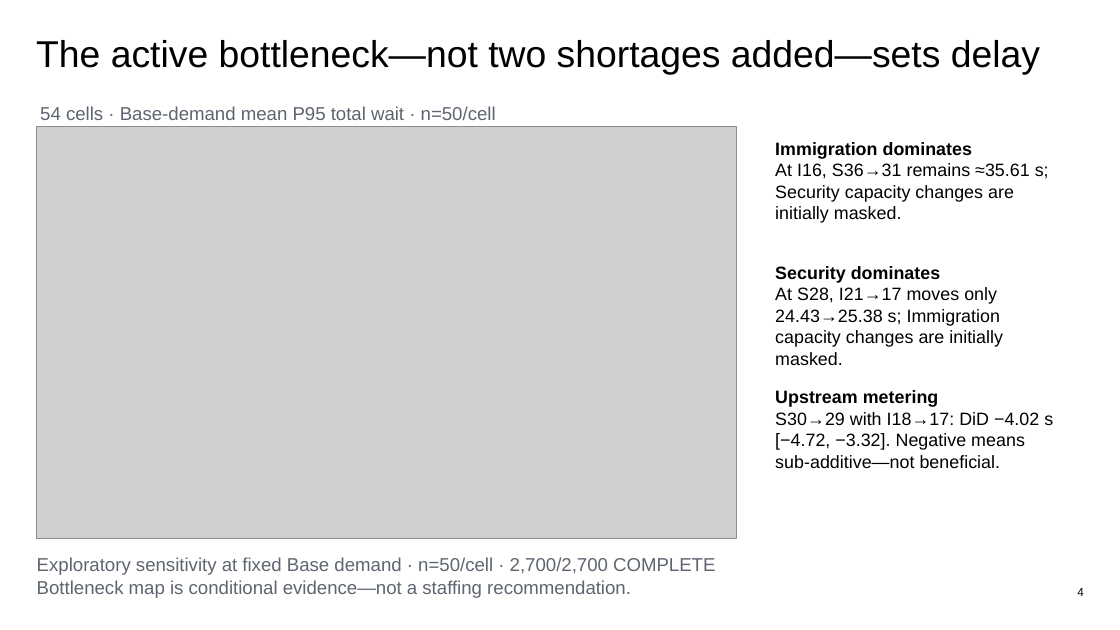
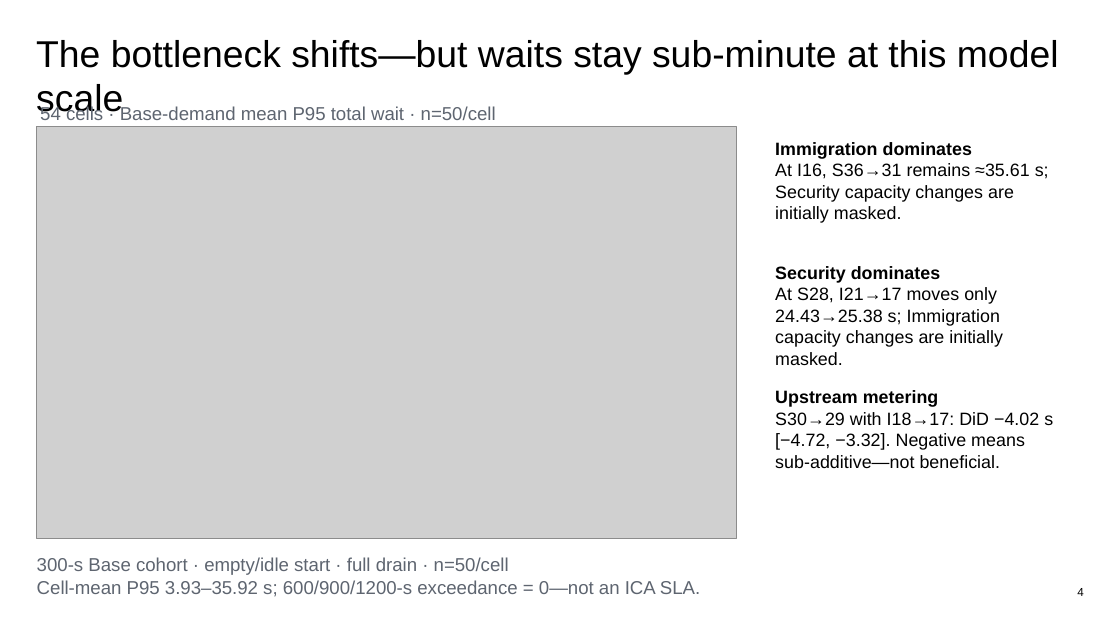
Before and after one commit to wangyu211/htx-checkpoint-simulation, a slide deck: slide 4 of slides/HTX_Task4_Operational_Insights.pptx. Drawn at 1120x630 pixels with LibreOffice and Linux fonts; fonts in the diff are those of the drawing; grey boxes stand for pictures. Boxes give left, top, right and bottom in pixels: in the first picture for what was removed or moved away, otherwise in the second. Text is boxed around its words. In the diff, an @@ line names an element or a change of style, - is before the commit and + after.

Commit message:
Refine Task 4 framing and evidence boundaries

```diff
--- a/slides/HTX_Task4_Operational_Insights.pptx
+++ b/slides/HTX_Task4_Operational_Insights.pptx
@@ text at (x1=36, y1=40, x2=1059, y2=119): text changed @@
-The active bottleneck—not two shortages added—sets delay
+The bottleneck shifts—but waits stay sub-minute at this model scale
@@ text at (x1=37, y1=557, x2=700, y2=597): text changed @@
-Exploratory sensitivity at fixed Base demand · n=50/cell · 2,700/2,700 COMPLETE
-Bottleneck map is conditional evidence—not a staffing recommendation.
+300-s Base cohort · empty/idle start · full drain · n=50/cell
+Cell-mean P95 3.93–35.92 s; 600/900/1200-s exceedance = 0—not an ICA SLA.
```
Also in this commit, not shown: 3 other slides changed, 1 other file.
